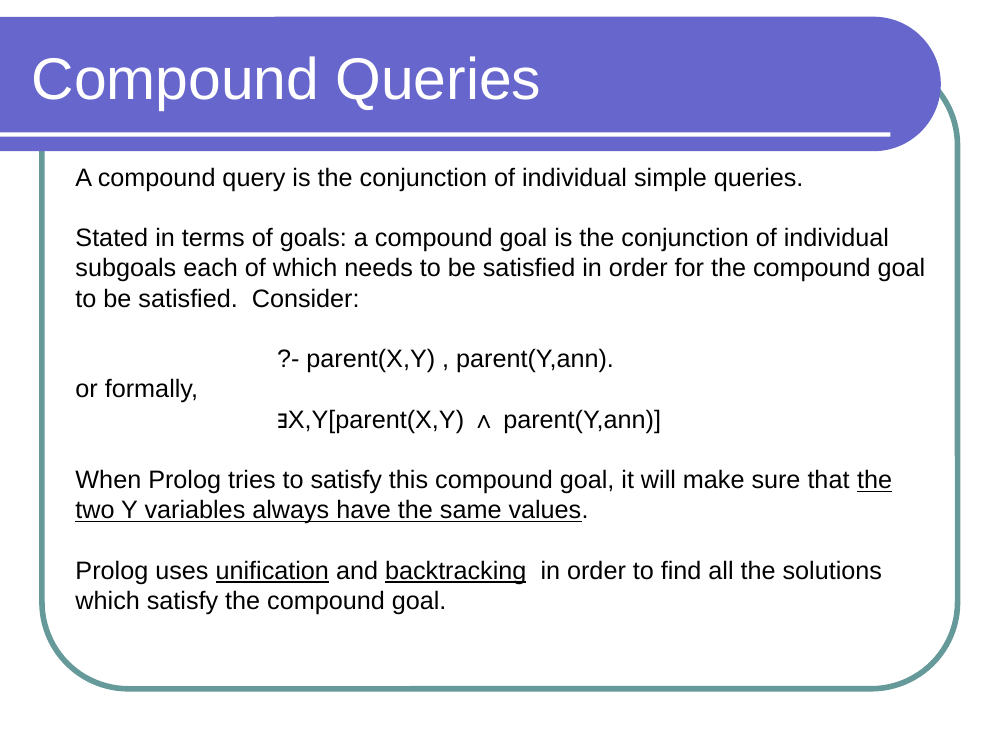
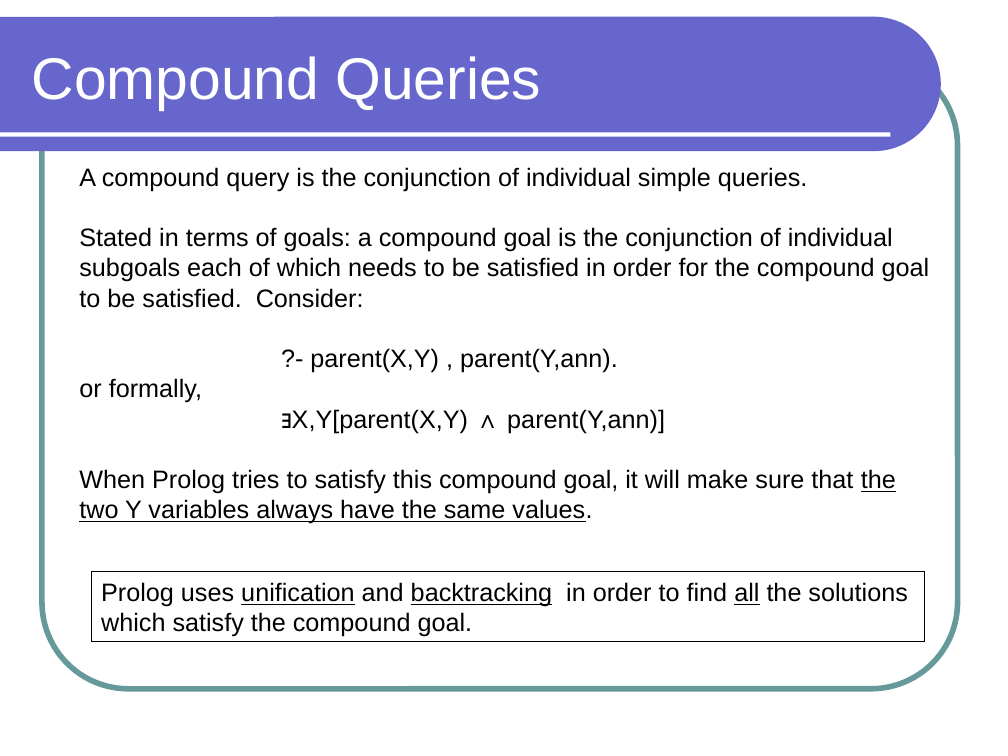
Before and after one commit to lutzhamel/CSC301, a slide deck: slide 14 of notes/csc301-ln020.ppt. Drawn at 1008x756 pixels with LibreOffice and Linux fonts; fonts in the diff are those of the drawing. Boxes give left, top, right and bottom in pixels: in the first picture for what was removed or moved away, otherwise in the second. Text is boxed around its words. In the diff, an @@ line names an element or a change of style, - is before the commit and + after.

```diff
--- a/notes/csc301-ln020.ppt
+++ b/notes/csc301-ln020.ppt
@@ text at box(75, 560, 882, 615): paragraphs removed @@
-Prolog uses unification and backtracking in order to find all the solutions
-which satisfy the compound goal.
@@ rectangle added at box(92, 572, 925, 642), outline #000000 0.74 pt, 18 pt, text #000000 @@
+Prolog uses unification and backtracking in order to find all the solutions
+which satisfy the compound goal.
```
Also in this commit, not shown: 2 other slides changed, 1 slide added, 1 slide removed, 3 other files.
